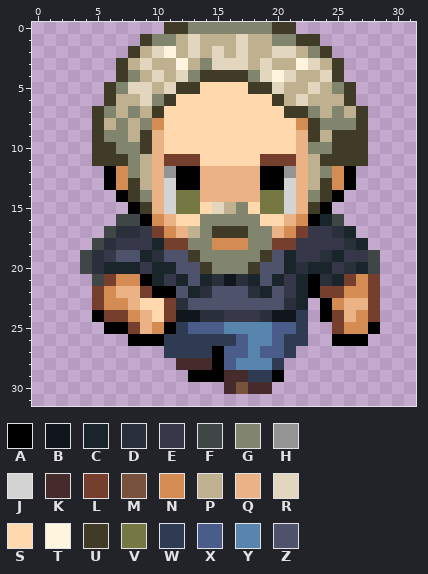
Edited in one commit: pixel-art sprite (NotGame.gmx/sprites/images/spr_player_down_2.png). The picture above is the old version.
The file is 32x32 pixels. The old version is drawn lined up with the new one.
Palette (. is transparent): A #000000  B #10161b  C #1a242b  D #29303b  E #36384a  F #404545  G #82856e  H #949494  J #d3d3d3  K #452b2b  L #753e2d  M #78523d  N #d48c52  P #bfb08f  Q #ebb385  R #e3d6bf  S #ffd9ad  T #fff5de  U #403b26  V #767843  W #2e3b52  X #4a5c8a  Y #5785ad  Z #4f526b
Pixels before, first column x 4:
 0 .......UUGGGGGGGUU.......
 1 .....UGGPRPPPRPPGGUU.....
 2 ....UPRTPRPRPRPPRRPGU....
 3 ...UPRPPTPGRRRPRPPTRPU...
 4 ...UGPRPRGUUUUGRTRPPRU...
 5 ..UGRRPRUUSSSSUURPPRPGU..
 6 ..UPPRGUSSSSSSSSUPRPPPU..
 7 .UGPGPUSSSSSSSSSSUUGPGPU.
 8 .UPGPGNSSSSSSSSSSSNUGGGU.
 9 .UGGPUQSSSSSSSSSSSQUPUUU.
10 .UUGGUQSSSSSSSSSSSQGGUUU.
11 .UUUGPQLLLSSSSSLLLQPUUUU.
12 ..ANGPQHAAQQQQQAAHQPGNA..
13 ..ANUPQJAAQQQQQAAJQPUNA..
14 ...AUGQJVVQQQQQVVJQGUA...
15 ....AUQJVVSRPGSVVJQUA....
16 ...FFANQSSGGGGGSSQNACF...
17 ..FDDELNQPGUUUGGQNLEEDC..
18 .FDEEECLLGGNNNGGLLEEEEDC.
19 FDEZZCDZZUGGGGGUZCEEDCEEF
20 FDCCCECCZZUGGGUZZCDCCEDCF
21 .FLNNACECZCDBDCZCECADCLNL
22 .LNQQLAAZCDZZZDCZECALLNNL
23 .LNNQSSLDZZZZZZZZDC.ANQQL
24 .ALLNQSLBBDDEEEDBBW.ALQNL
25 ..AALQNAWXXXYYYYXXW..LNNA
26 ....AAAWWWWWWXYYXWW..AAA.
27 .......WWWWAXXYXXW.......
28 ........KKKAXYYYW........
29 .........AAAKKWWA........
30 ............KMKK.........
Once edited:
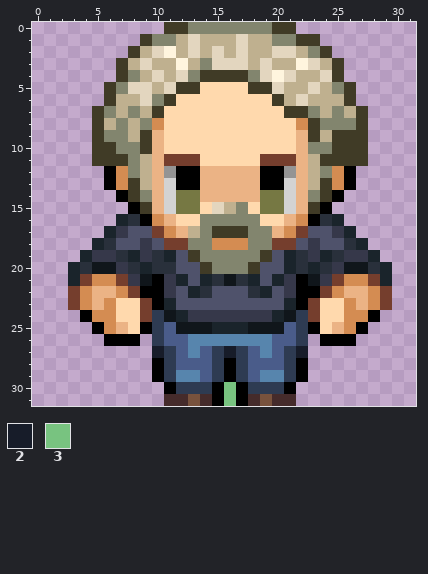
Colours new in this view: 2 #171c29  3 #78c380
Edits made:
whole drawing moved by +0,-1 (the old picture is shown already moved)
Changed rows in their new state; - is an unchanged pixel.
first column x 3:
16 ----CD---------------DC----
17 ---CEZZ-------------ZZE----
18 --C-ZZ-Z-----------Z-ZZ----
19 -CE-DCE-C----------D-CD--C-
20 CDBBEDCDD------------D-BBDC
21 CLNNLEBA-----------ABELN--C
22 LNQQNLA-E----------A--NQQNL
23 LNQ-SSLACZ--------CALSSN-NL
24 -ANNSSLWBCEEE---EC--LSSN-A-
25 --ANQSAWXBBBCCCBBB--ASQ-A.-
26 ---AA-.WXXYYYYY---X--A--.--
27 -------2-XYXW2WXY--2-------
28 -------AWXXXWAWXXXWA-------
29 -------AWYYXWAWXYYWA-------
30 --------AWWWA3AWWWA--------
31 --------KKMKA3AKMKK--------
Changed places in both pictures, as pixel boxes (x1, y1, x2, y2):
changed: (68, 214, 392, 406)
